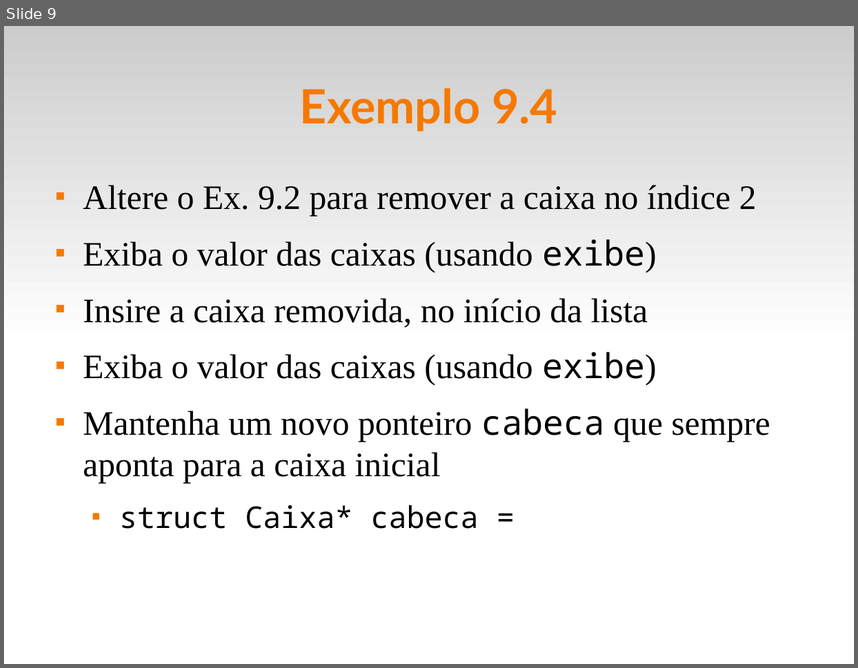
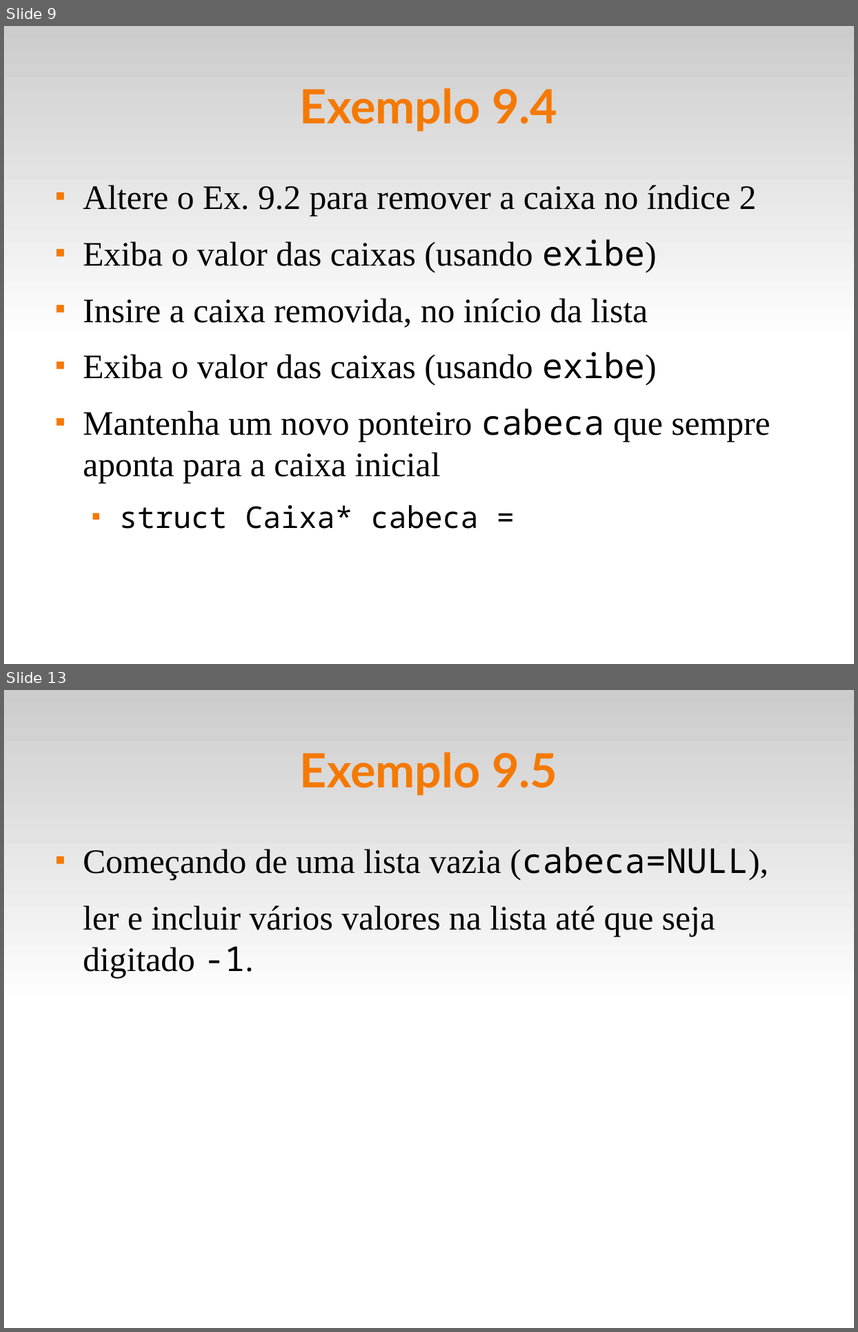
Before and after one commit to fsantanna-uerj/LP1, a slide deck: Slides/lp1-09-listas.odp. Shown one above the other, each under a label of ours: slide 9 before the commit, slides 9 and 13 after it; the slides between them are not shown. The pictures are 858x668 and 858x1332 pixels, drawn with LibreOffice and Linux fonts; fonts in the diff are those of the drawing. Boxes give left, top, right and bottom in pixels: in the first picture for what was removed or moved away, otherwise in the second. Text is boxed around its words. In the diff, an @@ line names an element or a change of style, - is before the commit and + after.

```diff
--- a/Slides/lp1-09-listas.odp
+++ b/Slides/lp1-09-listas.odp
@@ slide 13 added at [4, 690, 854, 1328], background #FFFFFF; not listed: 1 template element that a slide beside it also shows @@
@@ title added at [300, 752, 557, 796], 44 pt, text #F57900, bold @@
+Exemplo 9.5
@@ text added at [83, 847, 769, 978], 32 pt, text #000000 @@
+■ Começando de uma lista vazia (cabeca=NULL),
+ler e incluir vários valores na lista até que seja digitado -1.
```
Also in this commit, not shown: 7 other slides added, 5 other files.
